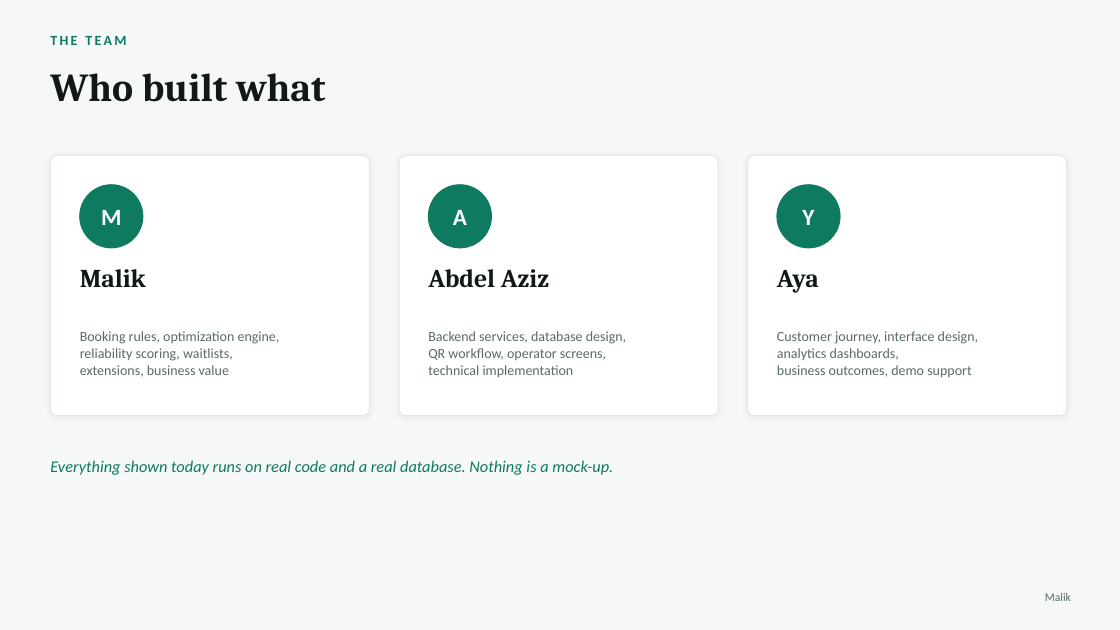
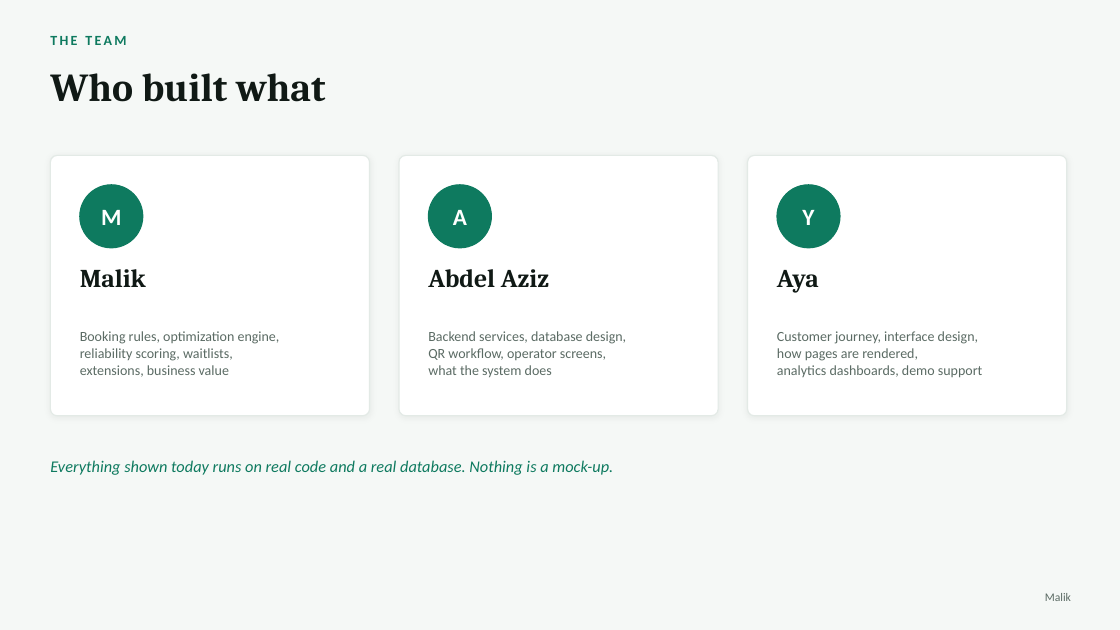
Before and after one commit to AyaSulyman/EVCharging-System, a slide deck: slide 2 of docs/presentation/ChargeHub-Presentation.pptx. Drawn at 1120x630 pixels with LibreOffice and Linux fonts; fonts in the diff are those of the drawing. Boxes give left, top, right and bottom in pixels: in the first picture for what was removed or moved away, otherwise in the second. Text is boxed around its words. In the diff, an @@ line names an element or a change of style, - is before the commit and + after.

```diff
--- a/docs/presentation/ChargeHub-Presentation.pptx
+++ b/docs/presentation/ChargeHub-Presentation.pptx
@@ text at bbox=[777, 348, 982, 378]: text changed @@
-analytics dashboards,
-business outcomes, demo support
+how pages are rendered,
+analytics dashboards, demo support
@@ text at bbox=[428, 365, 552, 377]: text changed @@
-technical implementation
+what the system does
```
Also in this commit, not shown: 3 other slides changed, 4 other files.
